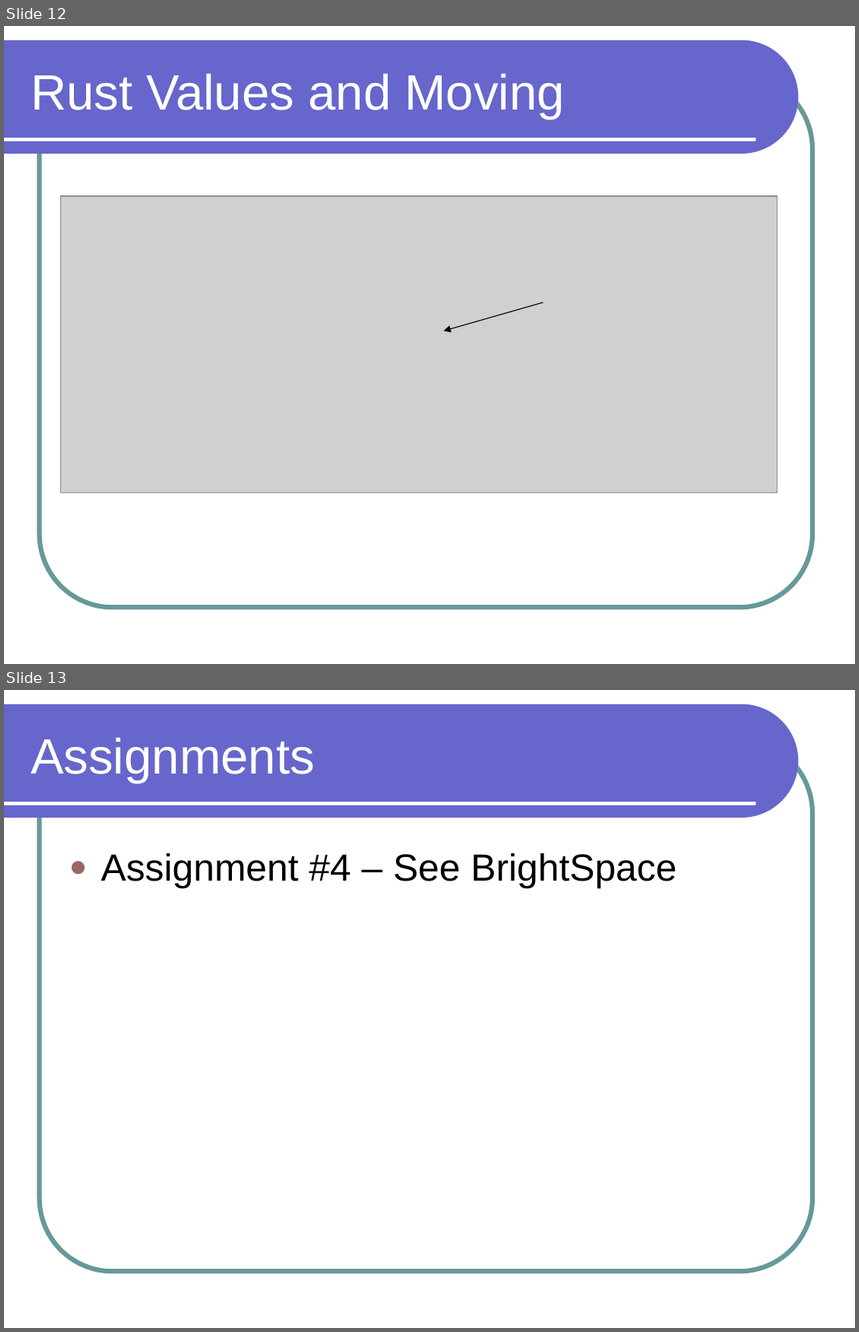
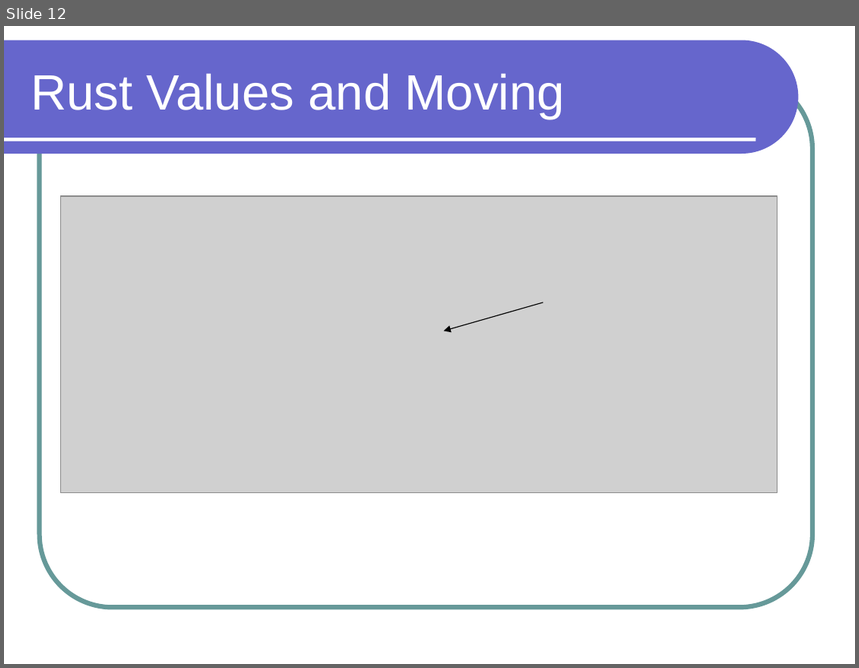
Before and after one commit to lutzhamel/CSC301, a slide deck: notes/csc301-ln005.ppt. Shown one above the other, each under a label of ours: slides 12 and 13 before the commit, slide 12 after it. The pictures are 859x1332 and 859x668 pixels, drawn with LibreOffice and Linux fonts; fonts in the diff are those of the drawing; grey boxes stand for pictures. Boxes give left, top, right and bottom in pixels: in the first picture for what was removed or moved away, otherwise in the second. Text is boxed around its words. In the diff, an @@ line names an element or a change of style, - is before the commit and + after.

```diff
--- a/notes/csc301-ln005.ppt
+++ b/notes/csc301-ln005.ppt
@@ slide 13 removed at (4,690,855,1328), background #FFFFFF; not listed: 3 template elements that a slide beside it also shows @@
@@ title removed at (31,737,315,783) @@
-Assignments
@@ text removed at (101,853,677,888) @@
-● Assignment #4 – See BrightSpace
```
Also in this commit, not shown: 12 other files.
